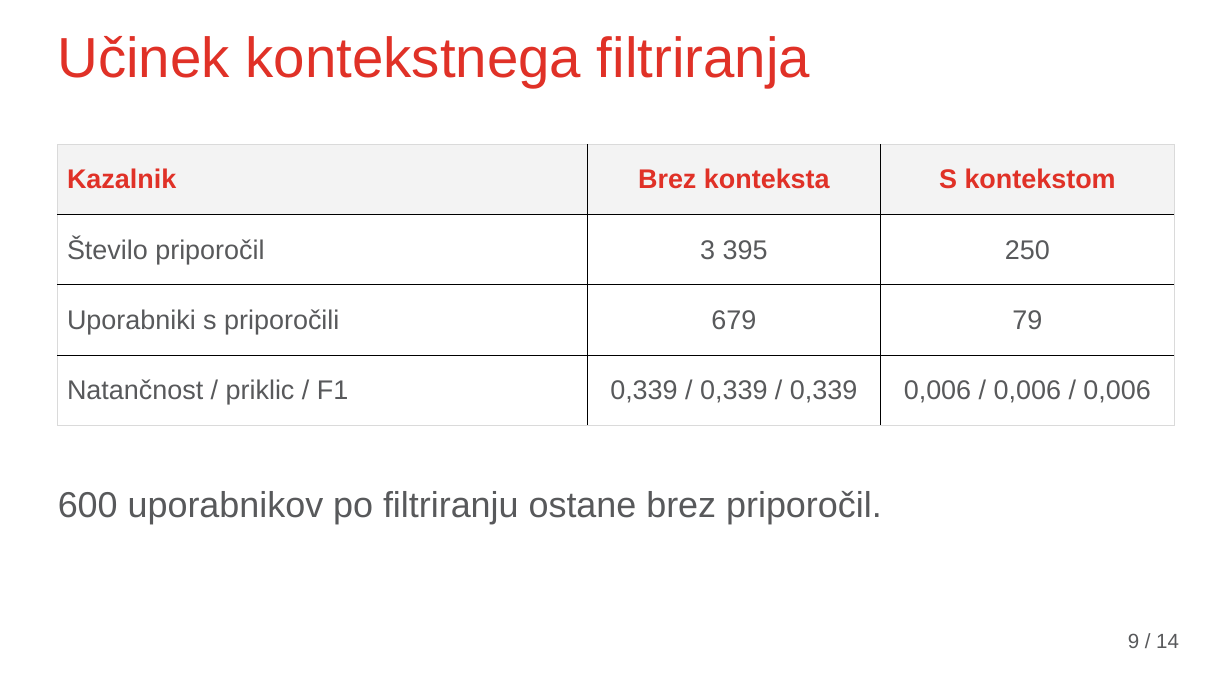
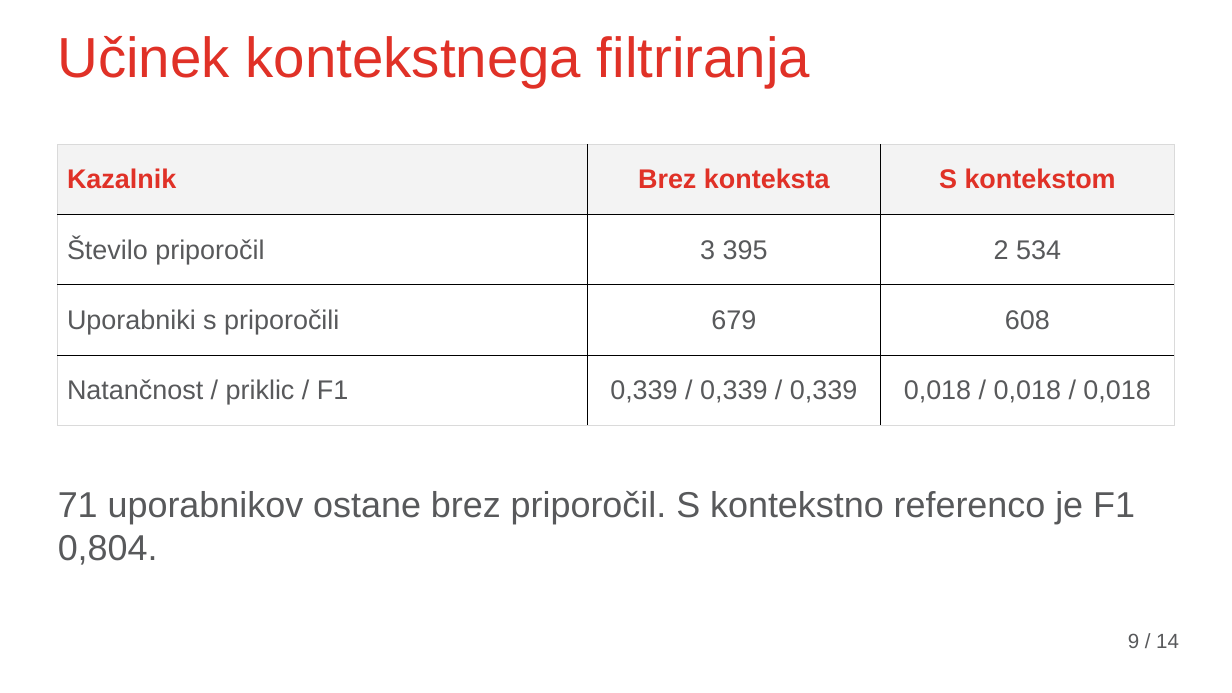
Before and after one commit to leskovecg/masters-thesis-recommender-system, a slide deck: slide 9 of presentation/Zagovor_Gasper_Leskovec.pptx. Drawn at 1232x693 pixels with LibreOffice and Linux fonts; fonts in the diff are those of the drawing; background and template pictures are left out. Boxes give left, top, right and bottom in pixels: in the first picture for what was removed or moved away, otherwise in the second. Text is boxed around its words. In the diff, an @@ line names an element or a change of style, - is before the commit and + after.

```diff
--- a/presentation/Zagovor_Gasper_Leskovec.pptx
+++ b/presentation/Zagovor_Gasper_Leskovec.pptx
@@ table at [57, 144, 1175, 425] @@
-row 2, column 3: 250
+row 2, column 3: 2 534
-row 3, column 3: 79
+row 3, column 3: 608
-row 4, column 3: 0,006 / 0,006 / 0,006
+row 4, column 3: 0,018 / 0,018 / 0,018
@@ text at [58, 491, 1135, 565]: text changed @@
-600 uporabnikov po filtriranju ostane brez priporočil.
+71 uporabnikov ostane brez priporočil. S kontekstno referenco je F1 0,804.
```
Also in this commit, not shown: 3 other slides changed, 2 other files.
